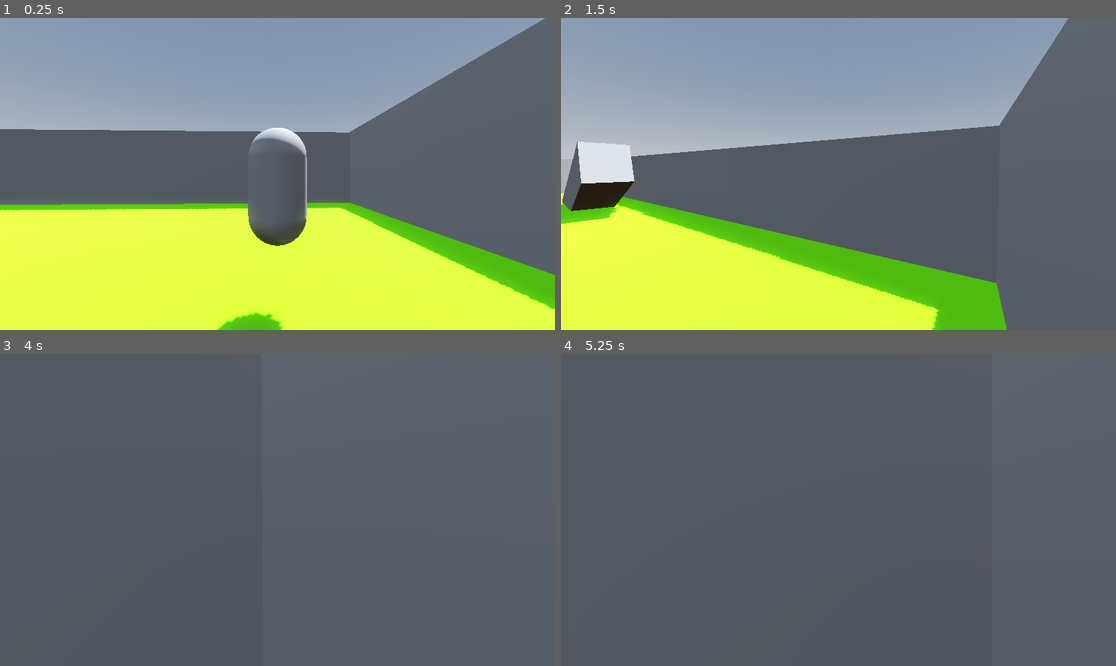
Above: before the commit, frames 1-4 (two rows, left to right).
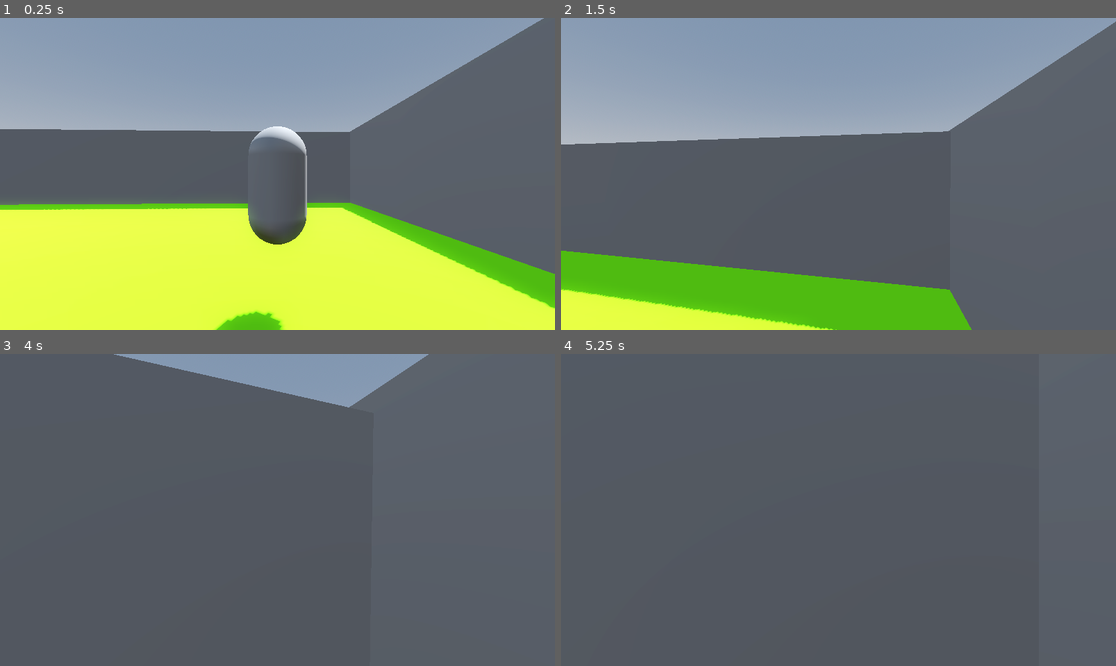
Above: after the commit, the same moments.

Repository: wyttnytt/MAC
Game: Godot game, scene res://world.tscn
The game is run twice, just before and just after one commit, with the same random seed, the same clock (stepped at 60 frames per second) and the same inputs.
Inputs (mouse positions are in pixels of both pictures, inside the frame that each line leads up to):
- Up to frame 1 (0.25 s): no input
- Up to frame 2 (1.5 s): move the mouse to (866, 174) at 0.52 s; hold W (forward) from 0.53 s (still down); tap Shift (crouch, bound only after the commit) at 0.6 s; tap Space (jump) at 0.77 s; move the mouse to (810, 174) at 1.27 s; tap Ctrl (sprint) at 1.35 s
- Up to frame 3 (4 s): keep holding W (forward); tap Space (jump) at 1.52, 3.02, 3.77 s; tap Shift (crouch, bound only after the commit) at 1.55, 2.1, 2.85, 3.8 s; move the mouse to (288, 503) at 2.02 s; move the mouse to (271, 516) at 2.77 s; tap Enter at 3.5 s; move the mouse to (316, 513) at 3.52 s; hold Ctrl (sprint) from 3.53 s (still down)
- Up to frame 4 (5.25 s): keep holding W (forward); move the mouse to (794, 506) at 4.27 s; release Ctrl (sprint) at 4.28 s; tap Shift (crouch, bound only after the commit) at 4.35, 5.1 s; tap Space (jump) at 4.52 s; move the mouse to (844, 510) at 5.02 s

The runs differ from the first frame. In frame 1, 0.7% of the frame differs, in the area x 0-100%, y 0-100%; in frame 2, 25%; in frame 3, 4.9%; in frame 4, less than 0.1%.

Commit message:
crouch (sus but not as sus as red (before))(sus)(but like not too much)(like just the right amount of susocity)

Diff:
--- a/playermovement.gd
+++ b/playermovement.gd
@@ -1,16 +1,17 @@
 extends RigidBody3D
-
+const CROUCH_SPEED = 1.0
 const WALK_SPEED = 75.0
 const MAX_WALK_SPEED = 15.0
 const AIR_SPEED = 10.0
 const SPRINT_SPEED = 80.0
-const SENSITIVITY = 0.01
+const SENSITIVITY = 0.004
 const BOB_FREQ = 2.0
 const BOB_AMP = 0.0
 const JUMP_HEIGHT = 10.0
 var t_bob = 0.0
 const BASE_FOV = 75.0
 const FOV_CHANGE = 1
+var friction = 0
 var was_on_floor
 var direction = Vector3()
 var velocity = Vector3()
@@ -30,7 +31,7 @@
 	self.set_contact_monitor(true)
 	self.set_max_contacts_reported(999)
 	Input.set_mouse_mode(Input.MOUSE_MODE_CAPTURED)
-	linear_damp = 1
+	linear_damp = friction
 	raycast.enabled = true
 	front.enabled = true
 	left.enabled = true
@@ -57,7 +58,6 @@
 	back.force_raycast_update()
 	left.force_raycast_update()
 	right.force_raycast_update()
-	print(front.is_colliding())
 	if front.is_colliding():
 		vector.z = clamp(vector.z,0,999)
 	if back.is_colliding():
@@ -82,6 +82,23 @@
 		if not is_on_floor:
 			apply_central_impulse(input*AIR_SPEED*delta)
 		else:
-			apply_central_impulse(input*WALK_SPEED*delta)
+			if Input.is_action_just_pressed("crouch"):
+				apply_central_impulse(input*CROUCH_SPEED*delta)
+			else:
+				apply_central_impulse(input*WALK_SPEED*delta)
 	else:
 		pass
+	#crouching below
+	if Input.is_action_just_pressed("crouch"):
+		$"../AnimationPlayer".play("crouch")
+		print ("whar")
+	elif Input.is_action_just_released("crouch"):
+		$"../AnimationPlayer".play_backwards("crouch")
+
+func _on_rigid_body_3d_body_entered(body: Node) -> void:
+	$"../AnimationPlayer".pause("crouch")
+	print ("amongus")
+
+func _on_rigid_body_3d_body_exited(body: Node) -> void:
+	$"../AnimationPlayer".resume("crouch")
+	print ("sus")
--- a/project.godot
+++ b/project.godot
@@ -51,3 +51,12 @@
 "events": [Object(InputEventKey,"resource_local_to_scene":false,"resource_name":"","device":-1,"window_id":0,"alt_press …(195 unchanged characters)…
 ]
 }
+crouch={
+"deadzone": 0.5,
+"events": [Object(InputEventKey,"resource_local_to_scene":false,"resource_name":"","device":0,"window_id":0,"alt_pressed":false,"shift_pressed":false,"ctrl_pressed":false,"meta_pressed":false,"pressed":false,"keycode":0,"physical_keycode":4194325,"key_label":0,"unicode":0,"location":0,"echo":false,"script":null)
+]
+}
+
+[physics]
+
+3d/default_gravity=9.81
--- a/world.tscn
+++ b/world.tscn
@@ -24,6 +24,9 @@
 [sub_resource type="ConvexPolygonShape3D" id="ConvexPolygonShape3D_eprg3"]
 points = PackedVector3Array(-0.125207, -0.532801, -0.480507, 0.0227831, 0.47607, 0.498884, 0.169713, 0.559144, 0.464172 …(924 unchanged characters)…
 
+[sub_resource type="SphereShape3D" id="SphereShape3D_aogy2"]
+radius = 0.3
+
 [sub_resource type="PhysicsMaterial" id="PhysicsMaterial_nsb4f"]
 
 [sub_resource type="ConvexPolygonShape3D" id="ConvexPolygonShape3D_0efni"]
@@ -34,6 +37,193 @@
 
 [sub_resource type="StandardMaterial3D" id="StandardMaterial3D_grx5o"]
 albedo_color = Color(0.928299, 0.448908, 0.52497, 1)
+
+[sub_resource type="Animation" id="Animation_g6n0p"]
+length = 0.001
+tracks/0/type = "value"
+tracks/0/imported = false
+tracks/0/enabled = true
+tracks/0/path = NodePath("RigidBody3D/MeshInstance3D:scale")
+tracks/0/interp = 1
+tracks/0/loop_wrap = true
+tracks/0/keys = {
+"times": PackedFloat32Array(0),
+"transitions": PackedFloat32Array(1),
+"update": 0,
+"values": [Vector3(1, 1, 1)]
+}
+tracks/1/type = "value"
+tracks/1/imported = false
+tracks/1/enabled = true
+tracks/1/path = NodePath("RigidBody3D/MeshInstance3D:position")
+tracks/1/interp = 1
+tracks/1/loop_wrap = true
+tracks/1/keys = {
+"times": PackedFloat32Array(0),
+"transitions": PackedFloat32Array(1),
+"update": 0,
+"values": [Vector3(0, 1.3, 0)]
+}
+tracks/2/type = "value"
+tracks/2/imported = false
+tracks/2/enabled = true
+tracks/2/path = NodePath("RigidBody3D/CollisionShape3D:position")
+tracks/2/interp = 1
+tracks/2/loop_wrap = true
+tracks/2/keys = {
+"times": PackedFloat32Array(0),
+"transitions": PackedFloat32Array(1),
+"update": 0,
+"values": [Vector3(0, 1.30042, 0)]
+}
+tracks/3/type = "value"
+tracks/3/imported = false
+tracks/3/enabled = true
+tracks/3/path = NodePath("RigidBody3D/CollisionShape3D:scale")
+tracks/3/interp = 1
+tracks/3/loop_wrap = true
+tracks/3/keys = {
+"times": PackedFloat32Array(0),
+"transitions": PackedFloat32Array(1),
+"update": 0,
+"values": [Vector3(1, 1, 1)]
+}
+tracks/4/type = "value"
+tracks/4/imported = false
+tracks/4/enabled = true
+tracks/4/path = NodePath("RigidBody3D/Head:position")
+tracks/4/interp = 1
+tracks/4/loop_wrap = true
+tracks/4/keys = {
+"times": PackedFloat32Array(0),
+"transitions": PackedFloat32Array(1),
+"update": 0,
+"values": [Vector3(0, 1.77355, 0)]
+}
+tracks/5/type = "value"
+tracks/5/imported = false
+tracks/5/enabled = true
+tracks/5/path = NodePath("RigidBody3D/Head/Camera3D:position")
+tracks/5/interp = 1
+tracks/5/loop_wrap = true
+tracks/5/keys = {
+"times": PackedFloat32Array(0),
+"transitions": PackedFloat32Array(1),
+"update": 0,
+"values": [Vector3(0, 0, 0)]
+}
+tracks/6/type = "value"
+tracks/6/imported = false
+tracks/6/enabled = true
+tracks/6/path = NodePath("CharacterBody3D/RigidBody3D/CrouchCheck:position")
+tracks/6/interp = 1
+tracks/6/loop_wrap = true
+tracks/6/keys = {
+"times": PackedFloat32Array(0),
+"transitions": PackedFloat32Array(1),
+"update": 0,
+"values": [Vector3(0, 2.0346, 0)]
+}
+
+[sub_resource type="Animation" id="Animation_0h2cp"]
+resource_name = "crouch"
+length = 0.25
+tracks/0/type = "value"
+tracks/0/imported = false
+tracks/0/enabled = true
+tracks/0/path = NodePath("RigidBody3D/MeshInstance3D:scale")
+tracks/0/interp = 1
+tracks/0/loop_wrap = true
+tracks/0/keys = {
+"times": PackedFloat32Array(0, 0.233333),
+"transitions": PackedFloat32Array(1, 1),
+"update": 0,
+"values": [Vector3(1, 1, 1), Vector3(1, 0.5, 1)]
+}
+tracks/1/type = "value"
+tracks/1/imported = false
+tracks/1/enabled = true
+tracks/1/path = NodePath("RigidBody3D/MeshInstance3D:position")
+tracks/1/interp = 1
+tracks/1/loop_wrap = true
+tracks/1/keys = {
+"times": PackedFloat32Array(0, 0.233333),
+"transitions": PackedFloat32Array(1, 1),
+"update": 0,
+"values": [Vector3(0, 1.3, 0), Vector3(0, 0.7, 0)]
+}
+tracks/2/type = "value"
+tracks/2/imported = false
+tracks/2/enabled = true
+tracks/2/path = NodePath("RigidBody3D/CollisionShape3D:position")
+tracks/2/interp = 1
+tracks/2/loop_wrap = true
+tracks/2/keys = {
+"times": PackedFloat32Array(0, 0.233333),
+"transitions": PackedFloat32Array(1, 1),
+"update": 0,
+"values": [Vector3(0, 1.30042, 0), Vector3(0, 0.7, 0)]
+}
+tracks/3/type = "value"
+tracks/3/imported = false
+tracks/3/enabled = true
+tracks/3/path = NodePath("RigidBody3D/CollisionShape3D:scale")
+tracks/3/interp = 1
+tracks/3/loop_wrap = true
+tracks/3/keys = {
+"times": PackedFloat32Array(0, 0.233333),
+"transitions": PackedFloat32Array(1, 1),
+"update": 0,
+"values": [Vector3(1, 1, 1), Vector3(1, 0.5, 1)]
+}
+tracks/4/type = "value"
+tracks/4/imported = false
+tracks/4/enabled = true
+tracks/4/path = NodePath("RigidBody3D/Head:position")
+tracks/4/interp = 1
+tracks/4/loop_wrap = true
+tracks/4/keys = {
+"times": PackedFloat32Array(0, 0.233333),
+"transitions": PackedFloat32Array(1, 1),
+"update": 0,
+"values": [Vector3(0, 1.77355, 0), Vector3(0, 1.77355, 0)]
+}
+tracks/5/type = "value"
+tracks/5/imported = false
+tracks/5/enabled = true
+tracks/5/path = NodePath("RigidBody3D/Head/Camera3D:position")
+tracks/5/interp = 1
+tracks/5/loop_wrap = true
+tracks/5/keys = {
+"times": PackedFloat32Array(0, 0.233333),
+"transitions": PackedFloat32Array(1, 1),
+"update": 0,
+"values": [Vector3(0, 0, 0), Vector3(0, -1, 0)]
+}
+tracks/6/type = "value"
+tracks/6/imported = false
+tracks/6/enabled = true
+tracks/6/path = NodePath("CharacterBody3D/RigidBody3D/CrouchCheck:position")
+tracks/6/interp = 1
+tracks/6/loop_wrap = true
+tracks/6/keys = {
+"times": PackedFloat32Array(0, 0.233333),
+"transitions": PackedFloat32Array(1, 1),
+"update": 0,
+"values": [Vector3(0, 2.0346, 0), Vector3(0, 1, 0)]
+}
+
+[sub_resource type="AnimationLibrary" id="AnimationLibrary_bk5mk"]
+_data = {
+"RESET": SubResource("Animation_g6n0p"),
+"crouch": SubResource("Animation_0h2cp")
+}
+
+[sub_resource type="BoxMesh" id="BoxMesh_7rjc3"]
+size = Vector3(3, 0.5, 3)
+
+[sub_resource type="BoxShape3D" id="BoxShape3D_bhbir"]
+size = Vector3(3, 0.5, 3)
 
 [node name="World" type="Node3D"]
 
@@ -58,12 +248,17 @@
 mesh = SubResource("CapsuleMesh_g1hl1")
 
 [node name="CollisionShape3D" type="CollisionShape3D" parent="CharacterBody3D"]
-transform = Transform3D(1, 0, 0, 0, 1, 0, 0, 0, 1, 0, 1.30042, 0)
 shape = SubResource("ConvexPolygonShape3D_eprg3")
 
 [node name="CoyoteTimer" type="Timer" parent="CharacterBody3D"]
 wait_time = 0.15
 one_shot = true
+
+[node name="RigidBody3D" type="RigidBody3D" parent="CharacterBody3D"]
+
+[node name="CrouchCheck" type="CollisionShape3D" parent="CharacterBody3D/RigidBody3D"]
+transform = Transform3D(1, 0, 0, 0, 1, 0, 0, 0, 1, 0, 2.0346, 0)
+shape = SubResource("SphereShape3D_aogy2")
 
 [node name="RigidBody3D" type="RigidBody3D" parent="."]
 transform = Transform3D(1, 0, 0, 0, 1, 0, 0, 0, 1, 0, 0.476412, 0)
@@ -72,7 +267,7 @@
 script = ExtResource("2_ye60e")
 
 [node name="MeshInstance3D" type="MeshInstance3D" parent="RigidBody3D"]
-transform = Transform3D(1, 0, 0, 0, 1, 0, 0, 0, 1, 0, 1.30042, 0)
+transform = Transform3D(1, 0, 0, 0, 1, 0, 0, 0, 1, 0, 1.3, 0)
 mesh = SubResource("CapsuleMesh_g1hl1")
 skeleton = NodePath("")
 
@@ -146,3 +341,22 @@
 
 [node name="Area3D" type="Area3D" parent="Node3D/rrr"]
 transform = Transform3D(1, 0, 0, 0, 1, 0, 0, 0, 1, 0, 0.0827293, 0)
+
+[node name="AnimationPlayer" type="AnimationPlayer" parent="."]
+libraries = {
+"": SubResource("AnimationLibrary_bk5mk")
+}
+
+[node name="StaticBody3D" type="StaticBody3D" parent="AnimationPlayer"]
+transform = Transform3D(1, 0, 0, 0, 1, 0, 0, 0, 1, 0, -0.501374, 0)
+
+[node name="MeshInstance3D" type="MeshInstance3D" parent="AnimationPlayer/StaticBody3D"]
+transform = Transform3D(1, 0, 0, 0, 1, 0, 0, 0, 1, -5.74544, 2.12128, 0.152058)
+mesh = SubResource("BoxMesh_7rjc3")
+
+[node name="CollisionShape3D" type="CollisionShape3D" parent="AnimationPlayer/StaticBody3D"]
+transform = Transform3D(1, 0, 0, 0, 1, 0, 0, 0, 1, -5.74544, 2.12128, 0.152058)
+shape = SubResource("BoxShape3D_bhbir")
+
+[connection signal="body_entered" from="CharacterBody3D/RigidBody3D" to="RigidBody3D" method="_on_rigid_body_3d_body_entered"]
+[connection signal="body_exited" from="CharacterBody3D/RigidBody3D" to="RigidBody3D" method="_on_rigid_body_3d_body_exited"]
Not shown: 1 places in world.tscn that only renumber resources
